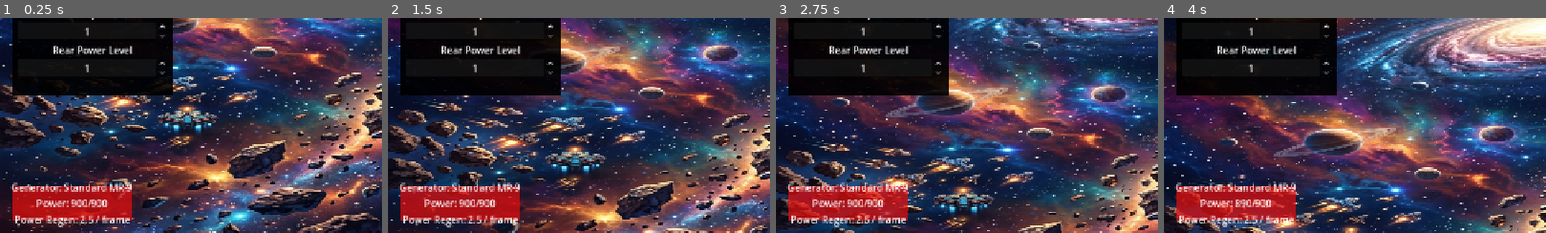
Above: before the commit, frames 1-4 (left to right).
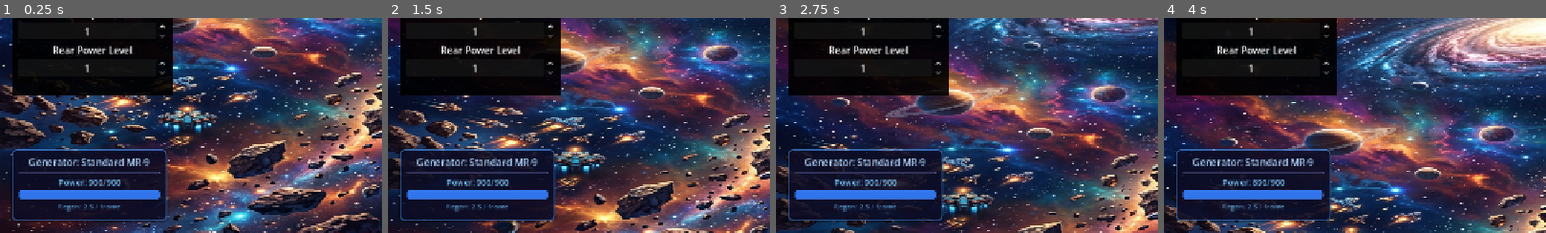
Above: after the commit, the same moments.

Repository: boryspimpek/Galaxid
Game: Godot game, scene res://scenes/world/World.tscn
Two runs of this game, one before a commit and one after it. Both use one fixed random seed, a clock stepped at 60 frames per second and the inputs below.
Inputs:
- Up to frame 1 (0.25 s): no input
- Up to frame 2 (1.5 s): tap Enter (ui_accept) at 0.5, 0.77 s; hold Right (ui_right) 0.53-1.28 s; hold Down (ui_down) from 1.28 s (still down)
- Up to frame 3 (2.75 s): tap Enter (ui_accept) at 1.52 s; release Down (ui_down) at 2.03 s; hold Right (ui_right) from 2.03 s (still down)
- Up to frame 4 (4 s): release Right (ui_right) at 2.78 s; hold Up (ui_up) 2.78-3.53 s; tap Enter (ui_accept) at 3.02, 3.77 s; hold Left (ui_left) from 3.53 s (still down)
The pictures show only the part of the screen within x 0-50%, y 50-100%; the shares and areas given below are measured in that part.

The runs differ from the first frame. In frame 1, 11% of the frame differs, in the area x 2-44%, y 60-98%; in frame 2, 12%; in frame 3, 11%; in frame 4, 11%.

Commit message:
generator ui

Diff:
--- a/scenes/ui/GeneratorInfoUI.gd
+++ b/scenes/ui/GeneratorInfoUI.gd
@@ -4,9 +4,10 @@
 # GENERATOR INFO UI - Wyświetlanie informacji o generatorze (tylko do odczytu)
 # ============================================================================
 
-@onready var generator_name_label: Label = $VBoxContainer/GeneratorNameLabel
-@onready var power_label: Label = $VBoxContainer/PowerLabel
-@onready var power_add_label: Label = $VBoxContainer/PowerAddLabel
+@onready var generator_name_label: Label = $Background/VBoxContainer/GeneratorNameLabel
+@onready var power_label: Label = $Background/VBoxContainer/PowerLabel
+@onready var power_add_label: Label = $Background/VBoxContainer/PowerAddLabel
+@onready var power_bar: ProgressBar = $Background/VBoxContainer/PowerBar
 
 func _ready():
 	# UI jest widoczne od początku
@@ -19,9 +20,11 @@
 	if player:
 		# Aktualna wartość energii
 		power_label.text = "Power: " + str(int(player.power)) + "/" + str(int(player.power_max))
+		power_bar.max_value = player.power_max
+		power_bar.value = player.power
 
 		# Szybkość regeneracji
-		power_add_label.text = "Power Regen: " + str(player.power_add) + " / frame"
+		power_add_label.text = "Regen: " + str(player.power_add) + " / frame"
 
 		# Nazwa generatora
 		var generator_id = PlayerSetup.generator_id
@@ -34,4 +37,5 @@
 	else:
 		generator_name_label.text = "Player not found"
 		power_label.text = "Power: ?/?"
-		power_add_label.text = "Power Regen: ? / frame"
+		power_bar.value = 0
+		power_add_label.text = "Regen: ? / frame"
--- a/scenes/ui/GeneratorInfoUI.tscn
+++ b/scenes/ui/GeneratorInfoUI.tscn
@@ -1,18 +1,55 @@
 [gd_scene format=3 uid="uid://vbtl1lrhivag"]
 
 [ext_resource type="Script" uid="uid://b2qru852ujp7v" path="res://scenes/ui/GeneratorInfoUI.gd" id="1_generator_ui"]
+
+[sub_resource type="StyleBoxFlat" id="StyleBoxFlat_bg"]
+content_margin_left = 12.0
+content_margin_top = 10.0
+content_margin_right = 12.0
+content_margin_bottom = 10.0
+bg_color = Color(0.05, 0.05, 0.15, 0.85)
+border_width_left = 2
+border_width_top = 2
+border_width_right = 2
+border_width_bottom = 2
+border_color = Color(0.3, 0.6, 1.0, 0.6)
+corner_radius_top_left = 8
+corner_radius_top_right = 8
+corner_radius_bottom_right = 8
+corner_radius_bottom_left = 8
+shadow_color = Color(0, 0, 0, 0.3)
+shadow_size = 4
+
+[sub_resource type="StyleBoxFlat" id="StyleBoxFlat_bar_bg"]
+bg_color = Color(0.1, 0.1, 0.2, 0.9)
+border_width_left = 1
+border_width_top = 1
+border_width_right = 1
+border_width_bottom = 1
+border_color = Color(0.3, 0.3, 0.5, 0.5)
+corner_radius_top_left = 4
+corner_radius_top_right = 4
+corner_radius_bottom_right = 4
+corner_radius_bottom_left = 4
+
+[sub_resource type="StyleBoxFlat" id="StyleBoxFlat_bar_fill"]
+bg_color = Color(0.2, 0.5, 1.0, 0.9)
+corner_radius_top_left = 3
+corner_radius_top_right = 3
+corner_radius_bottom_right = 3
+corner_radius_bottom_left = 3
 
 [node name="GeneratorInfoUI" type="Control" unique_id=491276486]
 layout_mode = 3
 anchors_preset = 0
 offset_left = 20.0
-offset_top = 640.0
-offset_right = 220.0
+offset_top = 580.0
+offset_right = 280.0
 offset_bottom = 700.0
 grow_vertical = 2
 script = ExtResource("1_generator_ui")
 
-[node name="Background" type="ColorRect" parent="." unique_id=1388757404]
+[node name="Background" type="PanelContainer" parent="." unique_id=1388757404]
 z_index = -1
 layout_mode = 1
 anchors_preset = 15
@@ -20,31 +57,42 @@
 anchor_bottom = 1.0
 grow_horizontal = 2
 grow_vertical = 2
-color = Color(0.90588236, 0.050980393, 0.050980393, 0.7019608)
+theme_override_styles/panel = SubResource("StyleBoxFlat_bg")
 
-[node name="VBoxContainer" type="VBoxContainer" parent="." unique_id=1332167121]
-layout_mode = 1
-anchors_preset = 15
-anchor_right = 1.0
-anchor_bottom = 1.0
-offset_left = 10.0
-offset_top = 10.0
-offset_right = -10.0
-offset_bottom = -10.0
-grow_horizontal = 2
-grow_vertical = 2
+[node name="VBoxContainer" type="VBoxContainer" parent="Background" unique_id=1332167121]
+layout_mode = 2
+theme_override_constants/separation = 4
 
-[node name="GeneratorNameLabel" type="Label" parent="VBoxContainer"]
+[node name="GeneratorNameLabel" type="Label" parent="Background/VBoxContainer"]
 layout_mode = 2
+theme_override_font_sizes/font_size = 16
+theme_override_colors/font_color = Color(0.7, 0.85, 1.0, 1)
 text = "Generator: Unknown"
 horizontal_alignment = 1
 
-[node name="PowerLabel" type="Label" parent="VBoxContainer"]
+[node name="HSeparator" type="HSeparator" parent="Background/VBoxContainer"]
 layout_mode = 2
+theme_override_styles/separator = SubResource("StyleBoxFlat_bar_bg")
+
+[node name="PowerLabel" type="Label" parent="Background/VBoxContainer"]
+layout_mode = 2
+theme_override_font_sizes/font_size = 14
+theme_override_colors/font_color = Color(0.5, 0.8, 1.0, 1)
 text = "Power: 0/900"
 horizontal_alignment = 1
 
-[node name="PowerAddLabel" type="Label" parent="VBoxContainer" unique_id=1567955859]
+[node name="PowerBar" type="ProgressBar" parent="Background/VBoxContainer"]
 layout_mode = 2
-text = "Power Regen: 0.0 / frame"
+custom_minimum_size = Vector2(0, 14)
+theme_override_styles/background = SubResource("StyleBoxFlat_bar_bg")
+theme_override_styles/fill = SubResource("StyleBoxFlat_bar_fill")
+max_value = 900.0
+value = 0.0
+show_percentage = false
+
+[node name="PowerAddLabel" type="Label" parent="Background/VBoxContainer" unique_id=1567955859]
+layout_mode = 2
+theme_override_font_sizes/font_size = 12
+theme_override_colors/font_color = Color(0.4, 0.7, 0.9, 0.8)
+text = "Regen: 0.0 / frame"
 horizontal_alignment = 1
